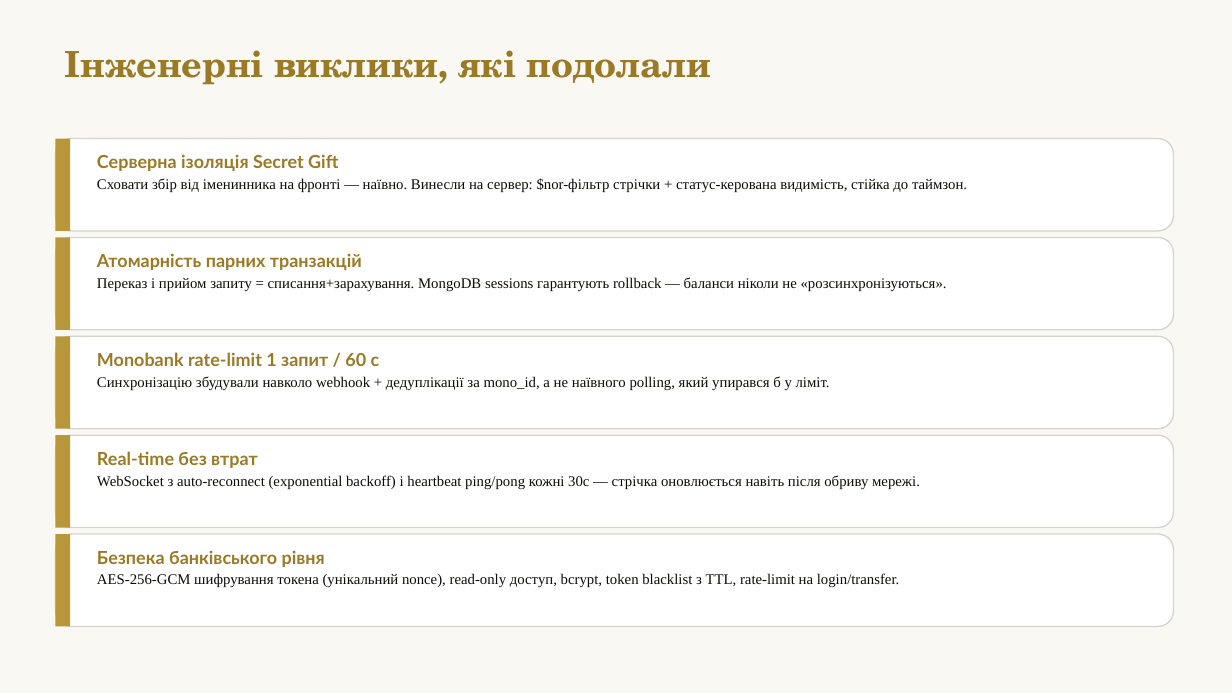
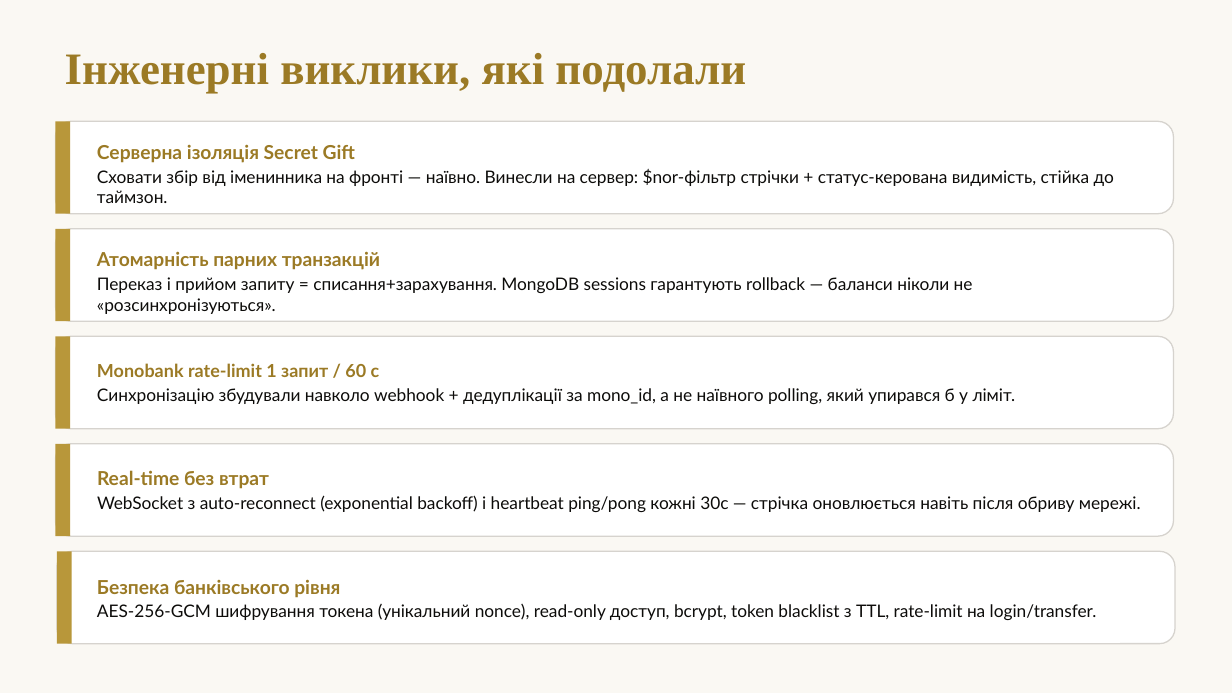
Before and after one commit to Uni-Project-143/Family-Wallet, a slide deck: slide 7 of docs/marketing/07_Project_Pitch_Deck.pptx (slide 5 before the commit). Drawn at 1232x693 pixels with LibreOffice and Linux fonts; fonts in the diff are those of the drawing. Boxes give left, top, right and bottom in pixels: in the first picture for what was removed or moved away, otherwise in the second. Text is boxed around its words. In the diff, an @@ line names an element or a change of style, - is before the commit and + after.

```diff
--- a/docs/marketing/07_Project_Pitch_Deck.pptx
+++ b/docs/marketing/07_Project_Pitch_Deck.pptx
@@ text "Інженерні виклики, які подолали" at (x1=65, y1=53, x2=746, y2=93): size 28 to 35 pt, font TeX Gyre Schola to Times New Roman @@
@@ rounded rectangle moved from (x1=55, y1=139, x2=1174, y2=231) to (x1=55, y1=121, x2=1174, y2=213) @@
@@ rectangle moved from (x1=55, y1=139, x2=70, y2=231) to (x1=55, y1=121, x2=70, y2=213) @@
@@ text "Серверна ізоляція Secret Gift" moved from (x1=97, y1=154, x2=967, y2=192) to (x1=97, y1=144, x2=1114, y2=203) @@
@@ text "Серверна ізоляція Secret Gift" at (x1=97, y1=144, x2=1114, y2=203): size 14 to 15 pt in "Серверна ізоляція Secret Gift"; size 11.5 to 13.5 pt, font Times New Roman to Lato in "Сховати збір від іменинника на фронті — ..." @@
@@ rounded rectangle moved from (x1=55, y1=238, x2=1174, y2=330) to (x1=55, y1=229, x2=1174, y2=322) @@
@@ rectangle moved from (x1=55, y1=238, x2=70, y2=330) to (x1=55, y1=229, x2=70, y2=322) @@
@@ text "Атомарність парних транзакцій" at (x1=97, y1=251, x2=973, y2=293): size 14 to 15 pt in "Атомарність парних транзакцій"; size 11.5 to 13.5 pt, font Times New Roman to Lato in "Переказ і прийом запиту = списання+зарахування. MongoDB ..." @@
@@ text at (x1=97, y1=388, x2=1016, y2=404): size 11.5 to 13.5 pt, font Times New Roman to Lato in "Синхронізацію збудували навколо webhook + дедуплікації за ..." @@
@@ 1 text, 1 rounded rectangle, 1 rectangle moved together from (x1=55, y1=352, x2=1174, y2=528) to (x1=55, y1=363, x2=1174, y2=536) @@
@@ text "Real-time без втрат" moved from (x1=97, y1=451, x2=920, y2=489) to (x1=97, y1=470, x2=1141, y2=512) @@
@@ text "Real-time без втрат" at (x1=97, y1=470, x2=1141, y2=512): size 14 to 15 pt in "Real-time без втрат"; size 11.5 to 13.5 pt, font Times New Roman to Lato in "WebSocket з auto-reconnect (exponential backoff) і heartbeat ..." @@
@@ rounded rectangle moved from (x1=55, y1=534, x2=1174, y2=627) to (x1=57, y1=552, x2=1176, y2=644) @@
@@ rectangle moved from (x1=55, y1=534, x2=70, y2=627) to (x1=57, y1=552, x2=72, y2=644) @@
@@ text "Безпека банківського рівня" moved from (x1=97, y1=550, x2=899, y2=587) to (x1=97, y1=579, x2=1097, y2=620) @@
@@ text "Безпека банківського рівня" at (x1=97, y1=579, x2=1097, y2=620): size 14 to 15 pt in "Безпека банківського рівня"; size 11.5 to 13.5 pt, font Times New Roman to Lato in "AES-256-GCM шифрування токена (унікальний nonce), read-only  ..." @@
```
Also in this commit, not shown: 6 other slides changed, 4 slides added, 1 slide removed, 1 other file.
